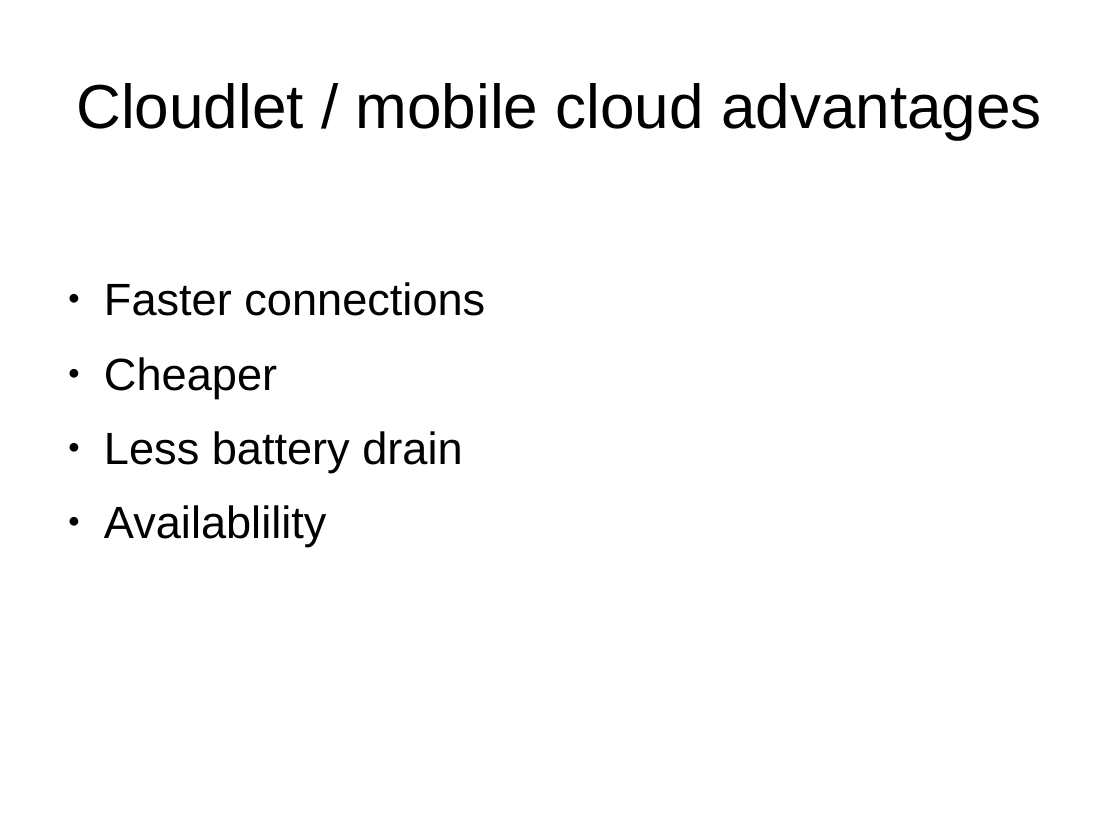
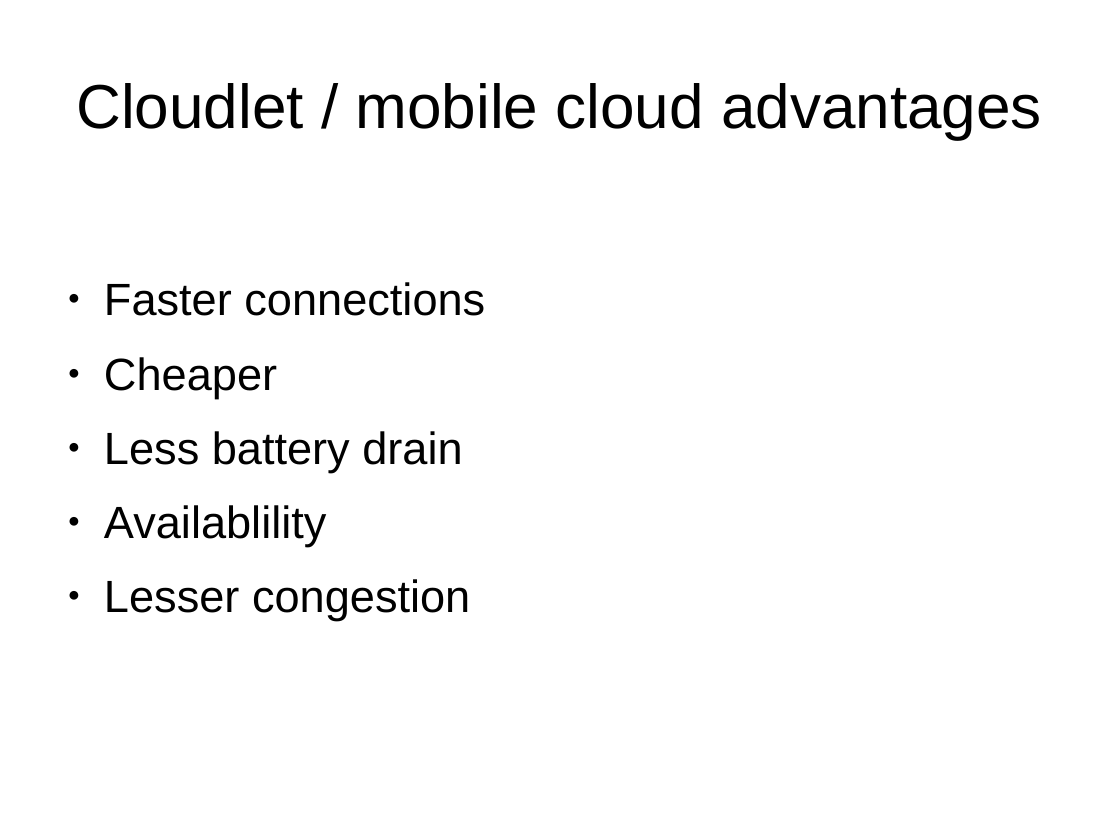
Before and after one commit to nipakoo/Mobile-Data-Analytics, a slide deck: slide 4 of presentation.odp. Drawn at 1120x840 pixels with LibreOffice and Linux fonts; fonts in the diff are those of the drawing. Boxes give left, top, right and bottom in pixels: in the first picture for what was removed or moved away, otherwise in the second. Text is boxed around its words. In the diff, an @@ line names an element or a change of style, - is before the commit and + after.

Commit message:
added stuff to presentation

```diff
--- a/presentation.odp
+++ b/presentation.odp
@@ text at (104,579,470,621): paragraph added @@
+● Lesser congestion
```
Also in this commit, not shown: 1 other slide changed, 6 slides added.
